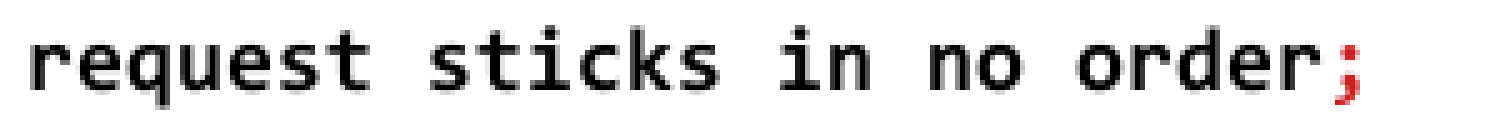
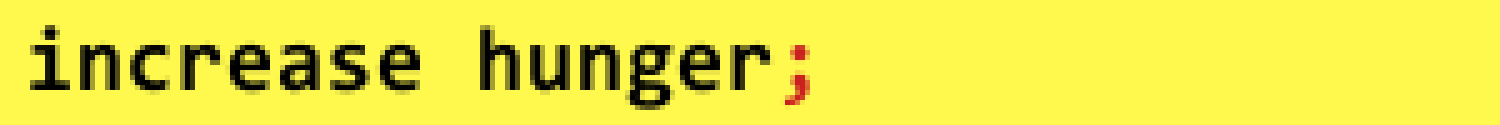
Two versions of the same layered image (w=1500, h=125). Layer-by-layer changes:
renamed "request sticks in no order;" to "increase hunger;", painted on it over [30, 25, 1360, 110]
painted on "blank.png" over [0, 0, 1500, 125]
